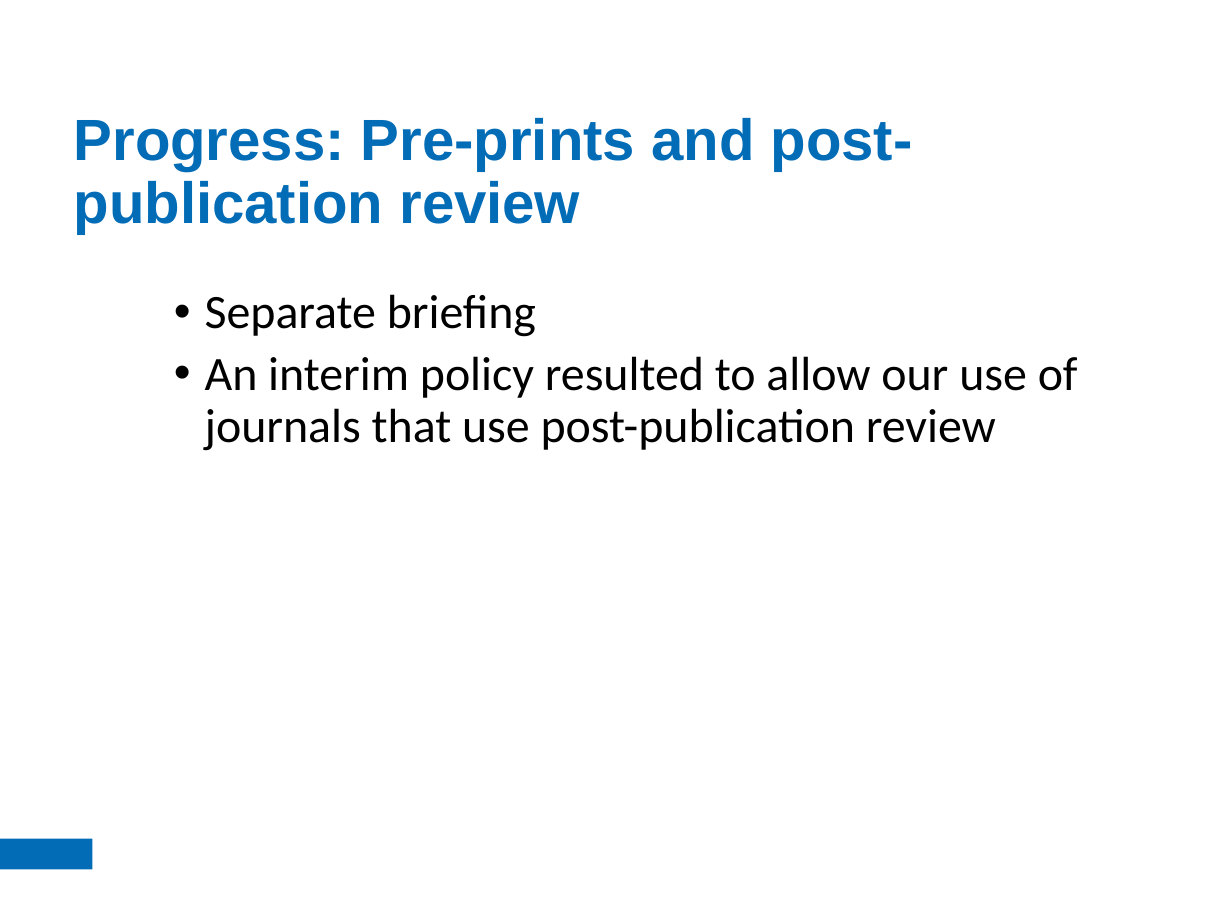
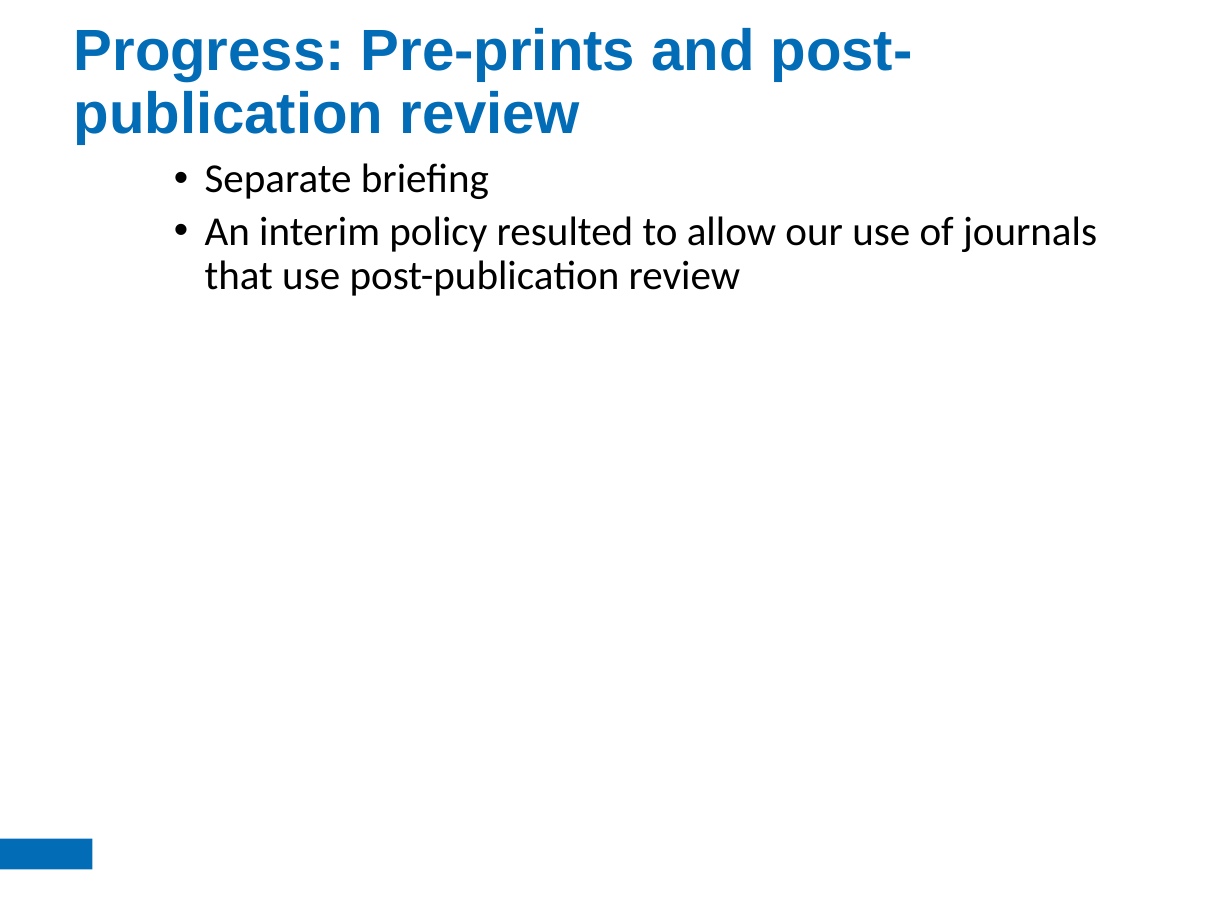
Before and after one commit to jhollist/two_steps_forward, a slide deck: slide 12 of two_steps_forward_outline.pptx. Drawn at 1232x924 pixels with LibreOffice and Linux fonts; fonts in the diff are those of the drawing; background and template pictures are left out. Boxes give left, top, right and bottom in pixels: in the first picture for what was removed or moved away, otherwise in the second. Text is boxed around its words. In the diff, an @@ line names an element or a change of style, - is before the commit and + after.

```diff
--- a/two_steps_forward_outline.pptx
+++ b/two_steps_forward_outline.pptx
@@ title "Progress: Pre-prints and post-publication review": place and size @@
-title "Progress: Pre-prints and post-publication review" at (74,118,913,234)
+title "Progress: Pre-prints and post-publication review" at (74,28,913,144)
@@ text "Separate briefing": place and size @@
-text "Separate briefing" at (205,294,1078,451)
+text "Separate briefing" at (205,163,1097,296)
@@ text "Separate briefing" at (205,163,1097,296): size 28 to 24 pt @@
```
Also in this commit, not shown: 21 other slides changed, 2 other files.
